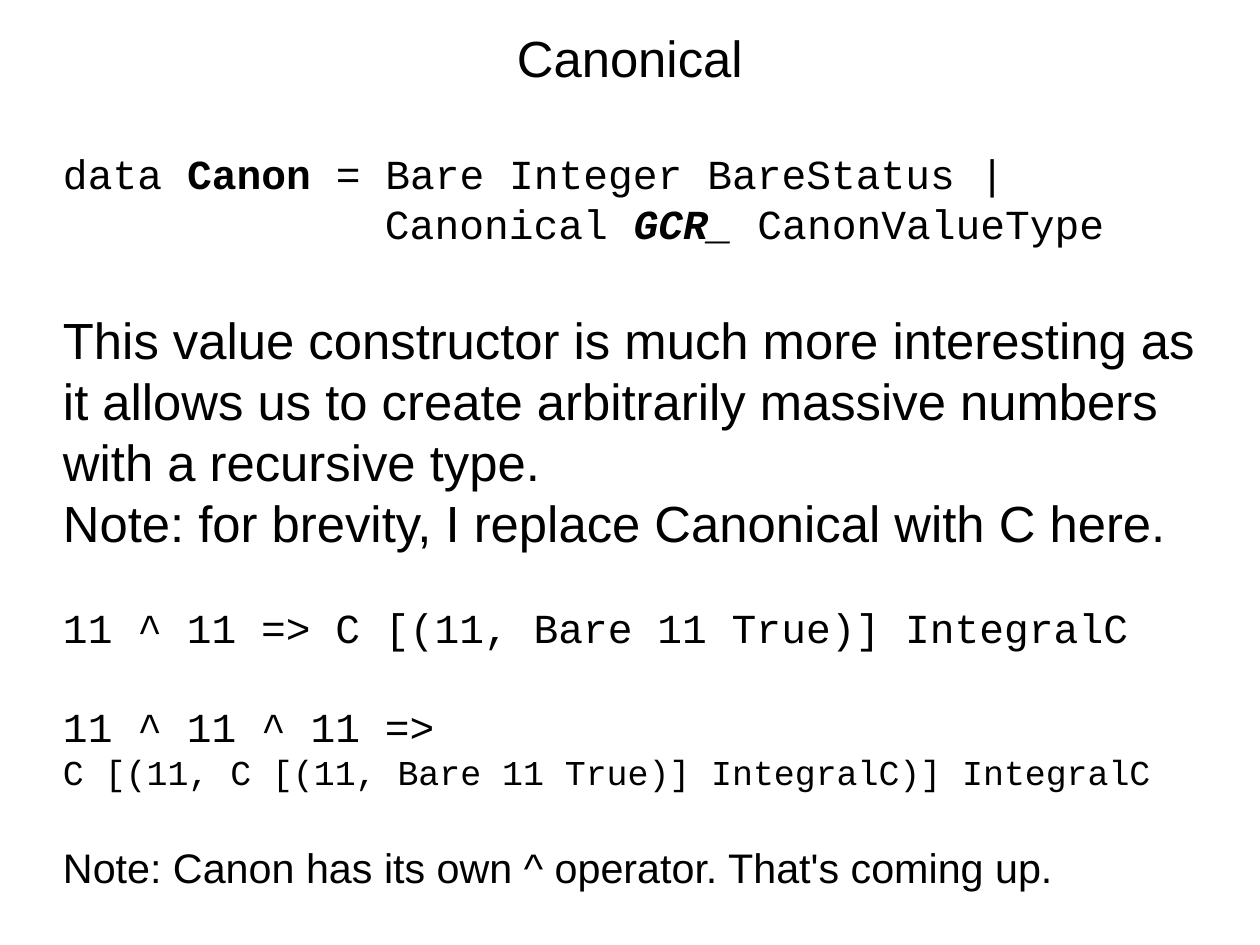
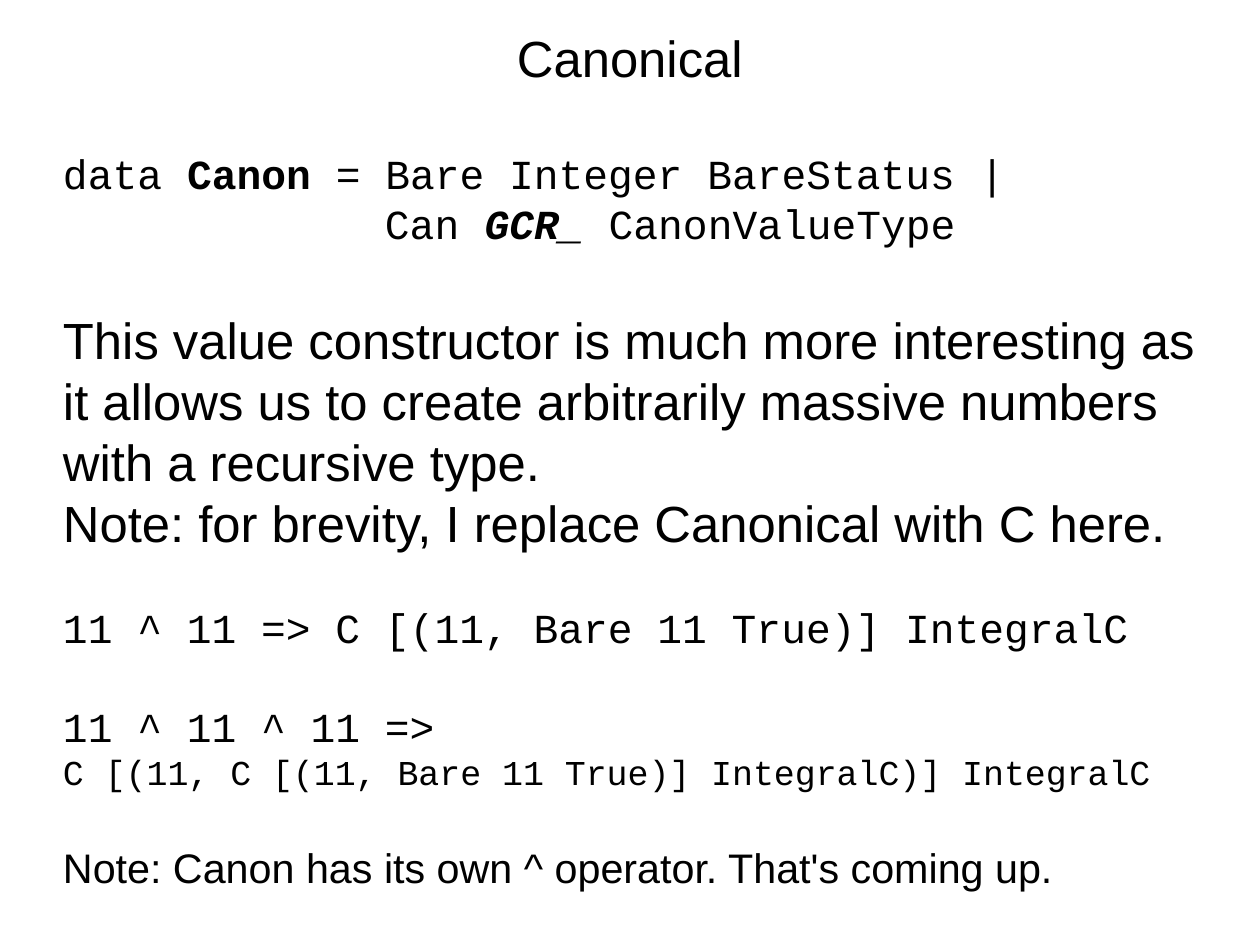
Before and after one commit to grandpascorpion/canon, a slide deck: slide 24 of goBigOrGoHome.odp. Drawn at 1260x945 pixels with LibreOffice and Linux fonts; fonts in the diff are those of the drawing. Boxes give left, top, right and bottom in pixels: in the first picture for what was removed or moved away, otherwise in the second. Text is boxed around its words. In the diff, an @@ line names an element or a change of style, - is before the commit and + after.

```diff
--- a/goBigOrGoHome.odp
+++ b/goBigOrGoHome.odp
@@ subtitle at [385,209,956,248]: text changed @@
-Canonical GCR_ CanonValueType
+Can GCR_ CanonValueType
```
Also in this commit, not shown: 15 other slides changed, 33 slides added, 4 slides removed, 12 other files.
